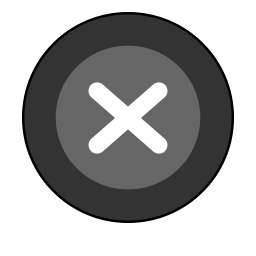
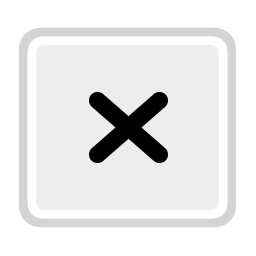
The second 256px x 256px image is a revision of the first. Changes to its layers:
painted on "Vector Smart Object" (1st of 2) over (22, 12, 234, 223)
added layer "Vector Smart Object" (2nd of 2) over (18, 27, 237, 228)
